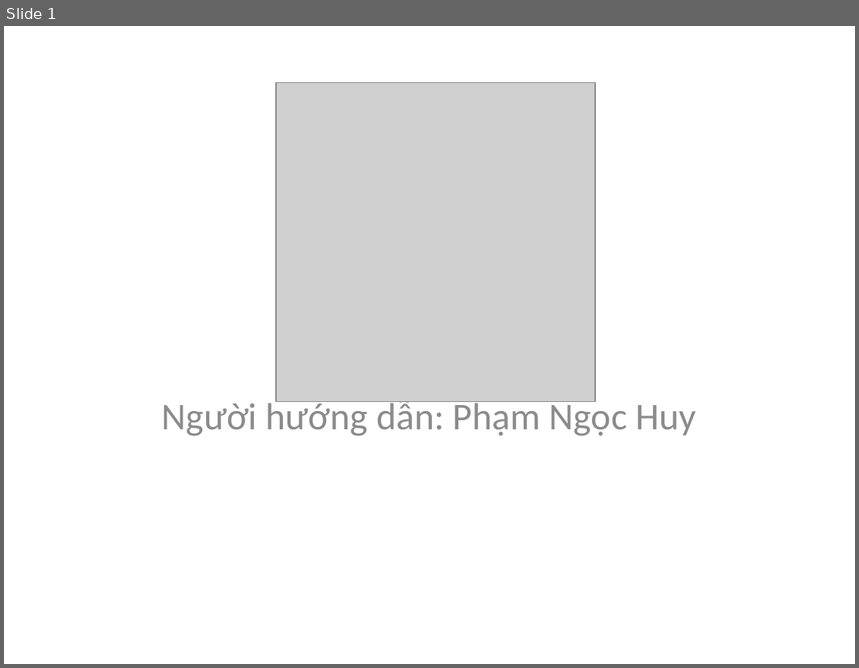
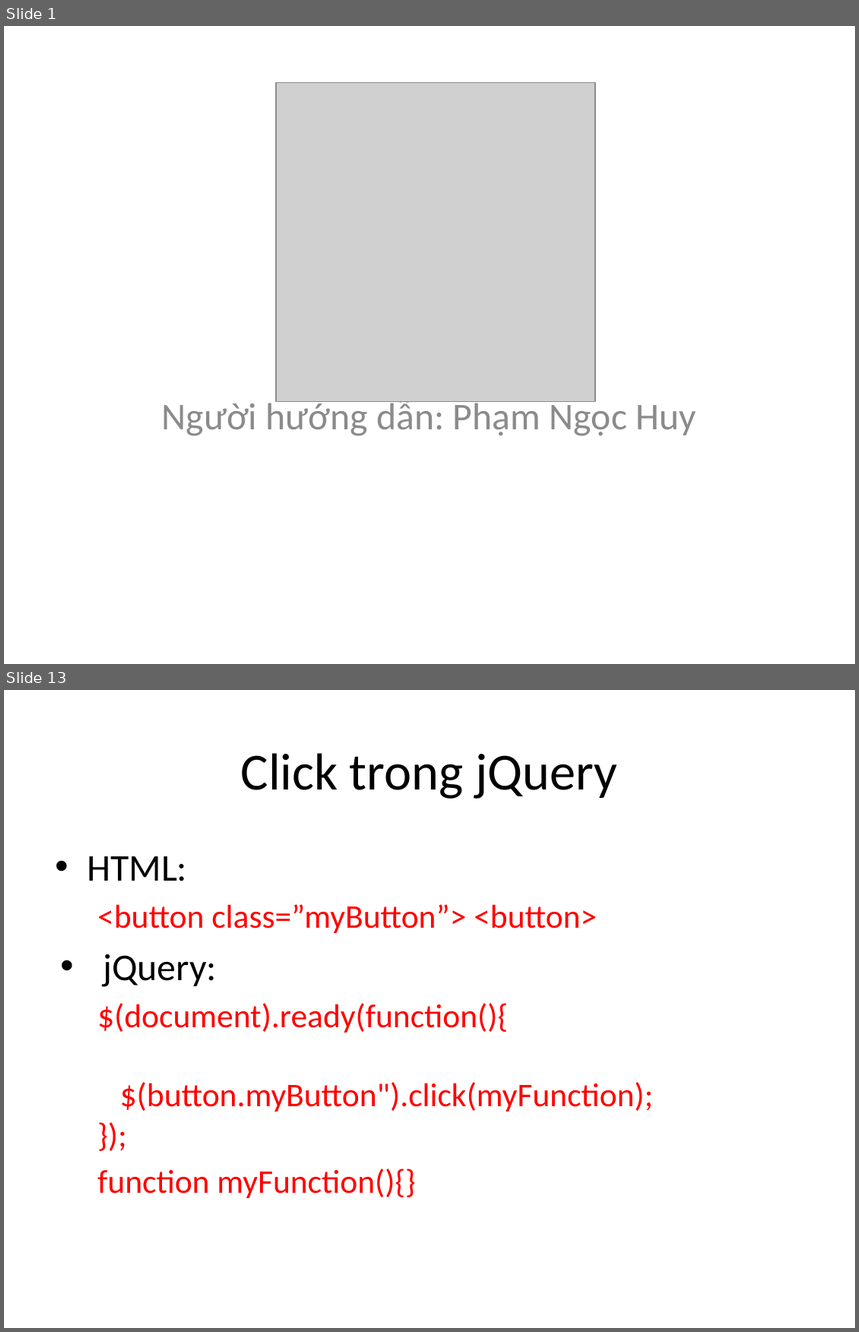
Before and after one commit to phithanh97cs/T3H, a slide deck: Front-end/5. jQuery vs JS/jQuery.pptx. Shown one above the other, each under a label of ours: slide 1 before the commit, slides 1 and 13 after it; the slides between them are not shown. The pictures are 859x668 and 859x1332 pixels, drawn with LibreOffice and Linux fonts; fonts in the diff are those of the drawing; grey boxes stand for pictures. Boxes give left, top, right and bottom in pixels: in the first picture for what was removed or moved away, otherwise in the second. Text is boxed around its words. In the diff, an @@ line names an element or a change of style, - is before the commit and + after.

```diff
--- a/Front-end/5. jQuery vs JS/jQuery.pptx
+++ b/Front-end/5. jQuery vs JS/jQuery.pptx
@@ slide 13 added at (x1=4, y1=690, x2=855, y2=1328), background #FFFFFF @@
@@ title added at (x1=241, y1=753, x2=617, y2=799), 44 pt, text #000000 @@
+Click trong jQuery
@@ text added at (x1=87, y1=856, x2=654, y2=1198), 28 pt, text #FF0000 @@
+• HTML:
+  <button class=”myButton”> <button>
+• jQuery:
+  $(document).ready(function(){
+  $(button.myButton").click(myFunction);
+  });
+  function myFunction(){}
```
Also in this commit, not shown: 2 slides changed, 17 other slides added, 5 other files.
